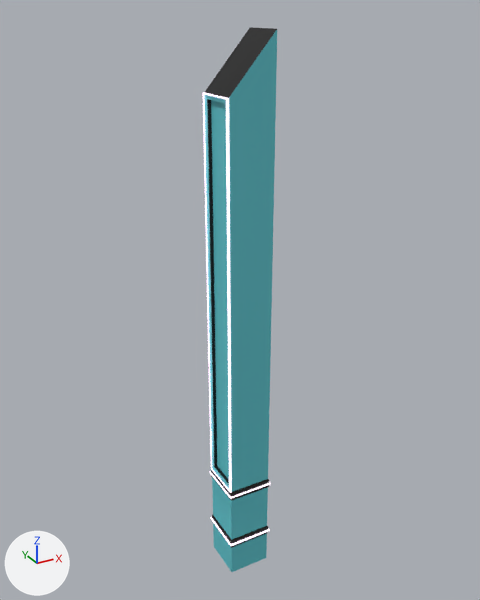
The FBX model Eliminator3000/Assets/Models/Environment/Buildings/SM_Environment_Buildings_Tall_01.fbx, before and after one commit.
Before and after are seen from a camera (50 mm lens) standing at (-38.0, -69.1, 77.1) and looking at (0.9, 1.6, 41.8). Every picture has the same lights, and +X, +Y and +Z are marked at lower left. The first picture is the older version. Where no turn or scale is listed for an object, it has been applied to the vertices.

The first picture shows 'Lights', 'SM_Environment_Buildings_Tall_01'.
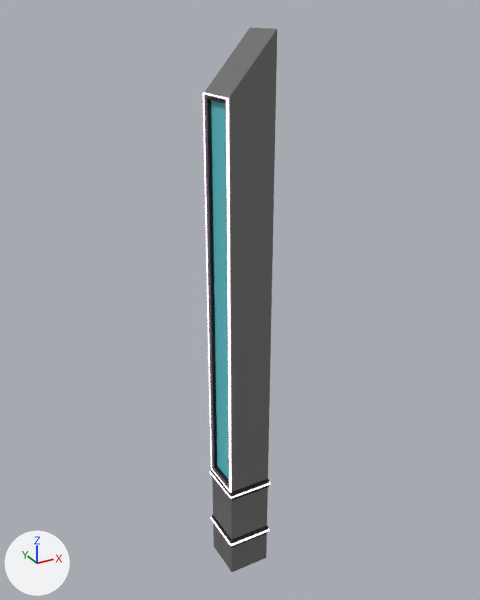
The change in detail:
Material 'M_Buildings_Walls' (mat_m_buildings_walls) changes colour from black #000000 to grey #707070; in linear values from (0.0, 0.0, 0.0) to (0.161, 0.161, 0.161).
Material 'M_Buildings_Solid_Black' (mat_m_buildings_solid_black) is new.
Its base color is (0.0, 0.0, 0.0) (black #000000).
me_mesh has 48 vertices, 90 faces and spans x -3.2..3.2, y -3.2..3.2, z 0.0..75.1.
me_mesh is used by ob_sm_environment_buildings_tall_01; location (0.0, 0.0, 0.0).
me_mesh part 1: all 16 faces centred in x -3.0..3.0, y -3.0..3.0, z 1.6..11.1 switch from mat_m_buildings_windows_small (cyan #5fc8d2) to mat_m_buildings_walls (grey #707070).
me_mesh part 2: all 6 faces centred in x -1.0..3.0, y -3.0..3.0, z 32.7..55.0 switch from mat_m_buildings_windows_small (cyan #5fc8d2) to mat_m_buildings_walls (grey #707070).
me_mesh part 3: all 8 faces centred in x -3.0, y -2.7..2.7, z 15.2..68.0 switch from mat_m_buildings_windows_small (cyan #5fc8d2) to mat_m_buildings_solid_black (black #000000).

What differs and where, as boxes [x1, y1, x2, y2] in the pictures (480 x 600 px):
'SM_Environment_Buildings_Tall_01', recoloured (cyan to grey): [204, 27, 277, 572] in both
part 1 of me_mesh, recoloured (cyan to grey): [212, 477, 268, 572] in both
part 2 of me_mesh, recoloured (cyan to grey): [229, 30, 277, 492] in both
part 3 of me_mesh, recoloured: [204, 94, 229, 489] in both
